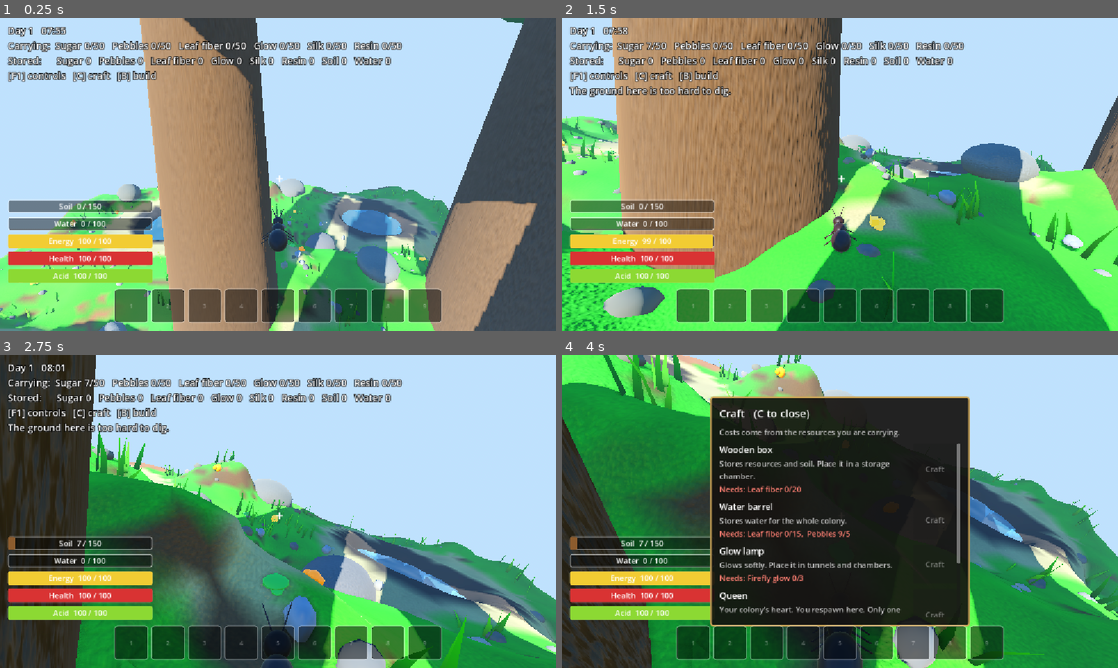
Above: before the commit, frames 1-4 (two rows, left to right).
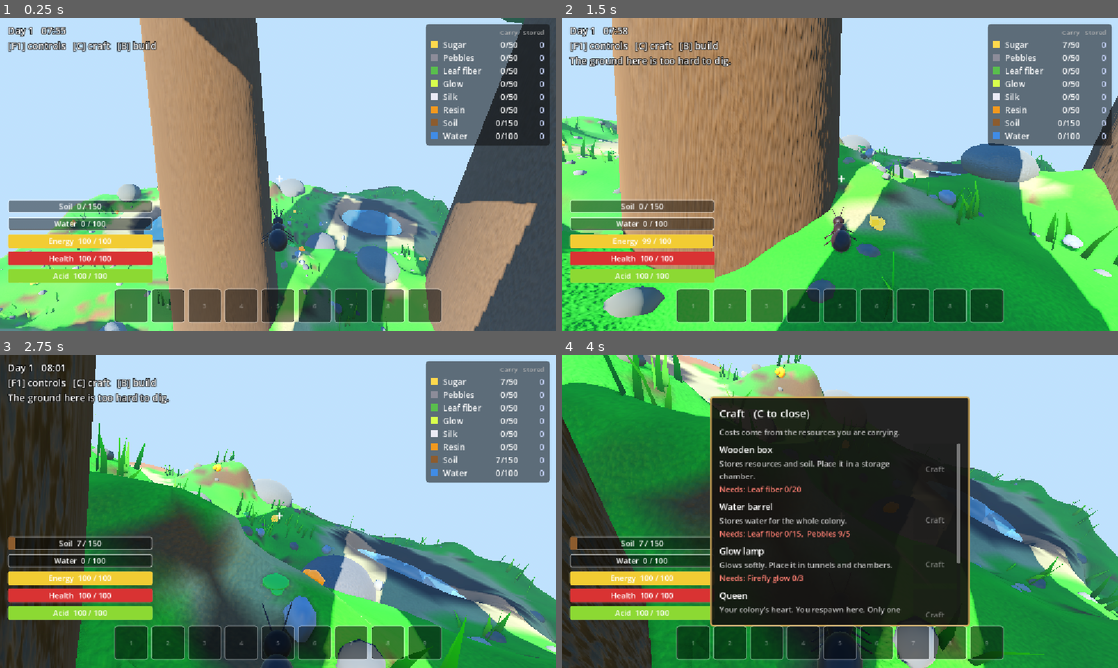
Above: after the commit, the same moments.

Repository: 1337-KB/Ant_World
Game: Godot game, scene res://main.tscn
Two runs of this game, one before a commit and one after it. Both use one fixed random seed, a clock stepped at 60 frames per second and the inputs below.
Inputs (mouse positions are in pixels of both pictures, inside the frame that each line leads up to):
- Up to frame 1 (0.25 s): no input
- Up to frame 2 (1.5 s): tap Enter at 0.5 s; move the mouse to (867, 174) at 0.52 s; hold W from 0.53 s (still down); tap E at 0.6 s; click (867, 174) at 0.67 s; tap Space at 0.77, 1.07 s; move the mouse to (812, 174) at 1.27 s; tap Shift at 1.35 s; click (812, 174) at 1.42 s
- Up to frame 3 (2.75 s): keep holding W; tap Space at 1.52, 1.82 s; move the mouse to (289, 505) at 2.02 s; hold Ctrl from 2.03 s (still down); click (289, 505) at 2.17 s
- Up to frame 4 (4 s): move the mouse to (834, 517) at 2.77 s; release Ctrl at 2.78 s; tap C at 2.85 s; click (834, 517) at 2.92 s; tap Space at 3.02, 3.32, 3.77 s; move the mouse to (1006, 558) at 3.52 s; release W at 3.53 s; hold A from 3.53 s (still down); tap B at 3.6 s; click (1006, 558) at 3.67 s

The runs differ from the first frame. In frame 1, 12% of the frame differs, in the area x 1-99%, y 2-41%; in frame 2, 13%; in frame 3, 12%; in frame 4, nothing differs.

Commit message:
New updates for UI

Diff:
--- a/main.gd
+++ b/main.gd
@@ -138,6 +138,8 @@
 var spray: CPUParticles3D
 var douse_fx: CPUParticles3D
 var fire_cd := 0.0
+var res_panel: PanelContainer
+var res_rows := {}   # kind -> {"carry": Label, "stored": Label}
 var show_help := false   # F1 toggles the full controls list
 var health_bar: ProgressBar
 var acid_bar: ProgressBar
@@ -232,10 +234,21 @@
 	var cap := Ant.CAPACITY
 	var hours := fposmod(6.0 + day_time * 24.0, 24.0)
 	var text := "Day %d   %02d:%02d\n" % [day_count, int(hours), int((hours - floorf(hours)) * 60.0)]
-	text += "Carrying:  Sugar %d/%d   Pebbles %d/%d   Leaf fiber %d/%d   Glow %d/%d   Silk %d/%d   Resin %d/%d\n" % [
-		inv["sugar"], cap, inv["pebble"], cap, inv["fiber"], cap, inv["glow"], cap, inv["silk"], cap, inv["resin"], cap]
-	text += "Stored:      Sugar %d   Pebbles %d   Leaf fiber %d   Glow %d   Silk %d   Resin %d   Soil %d   Water %d\n" % [
-		stored("sugar"), stored("pebble"), stored("fiber"), stored("glow"), stored("silk"), stored("resin"), stored("soil"), stored("water")]
+	for k in res_rows:
+		var have := 0
+		if k == "soil":
+			have = int(ant.soil)
+		elif k == "water":
+			have = int(ant.water)
+		else:
+			have = int(inv[k])
+		var limit := cap
+		if k == "soil":
+			limit = int(Ant.SOIL_CAPACITY)
+		elif k == "water":
+			limit = int(Ant.WATER_CAPACITY)
+		res_rows[k]["carry"].text = "%d/%d" % [have, limit]
+		res_rows[k]["stored"].text = str(stored(k))
 
 	if build_mode:
 		text += "\nBUILD MODE\n"
@@ -264,6 +277,7 @@
 		text += "\n" + message
 	hud.text = text
 	hud.visible = not (crafting.is_open or storage_ui.is_open)
+	res_panel.visible = hud.visible
 
 	soil_bar.value = ant.soil
 	(soil_bar.get_child(0) as Label).text = "Soil  %d / %d" % [int(ant.soil), int(Ant.SOIL_CAPACITY)]
@@ -2017,12 +2031,73 @@
 	hud.anchor_right = 1.0
 	hud.offset_left = 16.0
 	hud.offset_top = 12.0
-	hud.offset_right = -16.0
+	hud.offset_right = -300.0   # leaves room for the resource panel on the right
 	hud.autowrap_mode = TextServer.AUTOWRAP_WORD_SMART   # long hint lines wrap instead of running off screen
 	hud.add_theme_font_size_override("font_size", 20)
 	hud.add_theme_color_override("font_outline_color", Color(0, 0, 0, 0.9))
 	hud.add_theme_constant_override("outline_size", 6)   # dark outline so it reads on bright ground
 	layer.add_child(hud)
+
+	# Resource panel, top right: what you carry and what the colony has stored.
+	res_panel = PanelContainer.new()
+	res_panel.anchor_left = 1.0
+	res_panel.anchor_right = 1.0
+	res_panel.offset_left = -270.0
+	res_panel.offset_right = -12.0
+	res_panel.offset_top = 12.0
+	res_panel.mouse_filter = Control.MOUSE_FILTER_IGNORE
+	var sb := StyleBoxFlat.new()
+	sb.bg_color = Color(0.05, 0.05, 0.05, 0.55)
+	sb.set_corner_radius_all(8)
+	sb.content_margin_left = 12
+	sb.content_margin_right = 12
+	sb.content_margin_top = 8
+	sb.content_margin_bottom = 8
+	res_panel.add_theme_stylebox_override("panel", sb)
+	var grid := GridContainer.new()
+	grid.columns = 4
+	grid.add_theme_constant_override("h_separation", 10)
+	grid.add_theme_constant_override("v_separation", 3)
+	res_panel.add_child(grid)
+	for header in ["", "", "Carry", "Stored"]:
+		var hl := Label.new()
+		hl.text = header
+		hl.add_theme_font_size_override("font_size", 14)
+		hl.add_theme_color_override("font_color", Color(0.7, 0.7, 0.7))
+		hl.horizontal_alignment = HORIZONTAL_ALIGNMENT_RIGHT
+		grid.add_child(hl)
+	var rows := [
+		["sugar", "Sugar", Pickup.KINDS["sugar"]["color"]],
+		["pebble", "Pebbles", Pickup.KINDS["pebble"]["color"]],
+		["fiber", "Leaf fiber", Pickup.KINDS["fiber"]["color"]],
+		["glow", "Glow", Pickup.KINDS["glow"]["color"]],
+		["silk", "Silk", Pickup.KINDS["silk"]["color"]],
+		["resin", "Resin", Pickup.KINDS["resin"]["color"]],
+		["soil", "Soil", Color(0.55, 0.36, 0.18)],
+		["water", "Water", Color(0.25, 0.55, 0.9)],
+	]
+	for r in rows:
+		var swatch := ColorRect.new()
+		swatch.custom_minimum_size = Vector2(14, 14)
+		swatch.size_flags_vertical = Control.SIZE_SHRINK_CENTER
+		swatch.color = r[2]
+		grid.add_child(swatch)
+		var name_l := Label.new()
+		name_l.text = r[1]
+		name_l.add_theme_font_size_override("font_size", 17)
+		name_l.size_flags_horizontal = Control.SIZE_EXPAND_FILL
+		grid.add_child(name_l)
+		var carry_l := Label.new()
+		carry_l.add_theme_font_size_override("font_size", 17)
+		carry_l.horizontal_alignment = HORIZONTAL_ALIGNMENT_RIGHT
+		grid.add_child(carry_l)
+		var stored_l := Label.new()
+		stored_l.add_theme_font_size_override("font_size", 17)
+		stored_l.horizontal_alignment = HORIZONTAL_ALIGNMENT_RIGHT
+		stored_l.add_theme_color_override("font_color", Color(0.8, 0.85, 1.0))
+		grid.add_child(stored_l)
+		res_rows[r[0]] = {"carry": carry_l, "stored": stored_l}
+	layer.add_child(res_panel)
 
 	# Soil and water bars in the bottom left corner.
 	var box := VBoxContainer.new()
